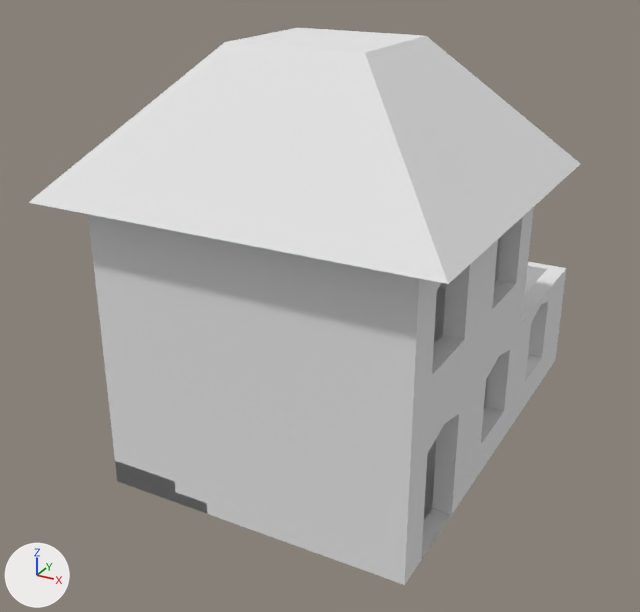
What one commit did to the Blender file UnityProject/Assets/Resources/House.blend.
Both versions are drawn from a camera (50 mm lens) standing at (39.1, -90.1, 54.2) and looking at (-4.4, -11.1, 14.7). Every picture has the same lights, and +X, +Y and +Z are marked at lower left.
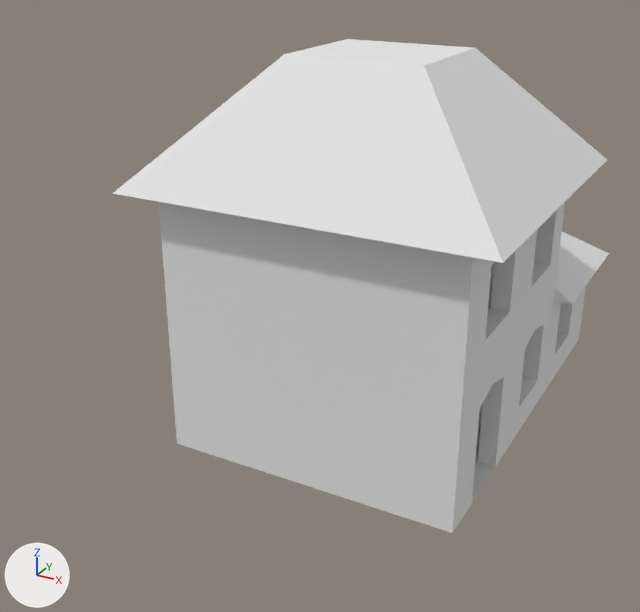
Pixel boxes (x1, y1, x2, y2) of what changed, in the pictures (640 x 612 px):
'Cube', reshaped, moved (10% narrower, 11% shorter)
    before: (28, 28, 580, 585)
    after: (113, 39, 609, 533)
part 1 of me_cube, deleted
    before: (28, 28, 580, 585)
part 2 of me_cube, built on
    after: (113, 39, 609, 533)

What the commit changed:
me_cube is used by ob_cube; location (0.0, 1.5, 17.1); scale (14.7, 14.7, 14.7).
me_cube had 872 vertices, 849 faces, 73 loose edges and spanned x -1.24..1.37, y -2.67..0.78, z -1.0..1.87.
me_cube now has 244 vertices, 207 faces, 25 loose edges and spans x -1.35..1.37, y -1.74..1.91, z -0.01..2.86.
me_cube part 1: the loose piece of 868 vertices spanning x -1.24..1.37, y -2.67..0.78, z -1.0..1.87 is deleted.
Part 2, on me_cube:
4 vertices are removed from x -1.0..0.0, y -0.7..0.78, z -0.14..1.0.
73 loose edges are deleted.
111 vertices are added at x -1.35..1.37, y -1.74..1.91, z -0.01..2.86.
49 new vertices lie (0.0, 0.0, 0.25) away from vertices in x -1.11..1.14, y -1.55..1.8, z -0.01..1.74.
19 new vertices lie (0.0, 0.0, 0.5) away from vertices in x -1.11..1.14, y -1.55..1.7, z 0.24.
16 new vertices lie (0.0, 0.0, -0.5) away from vertices in x -1.11..1.14, y -1.55..0.56, z 1.74.
10 new vertices lie (0.0, 0.25, 0.0) away from vertices in x 1.0..1.14, y -1.19..0.31, z 0.74..1.99.
8 new vertices lie (0.0, -0.25, 0.06) away from vertices in x 1.0..1.14, y -0.69..0.31, z 0.74..1.74.
8 new vertices lie (0.0, 0.0, 0.49) away from vertices in x -0.61..1.14, y 0.56..1.8, z 0.24.
8 new vertices lie (0.0, 0.0, 0.12) away from vertices in x -0.61..1.14, y 0.56..1.8, z 0.73.
15 new vertices lie (0.5, 0.0, 0.0) away from vertices in x -1.0..0.0, y -1.44..1.04, z 0.15..1.43.
25 loose edges are added.
207 new faces join them.
Object 'Cube' (ob_cube) moves from (0.0, 1.5, 17.1) to (0.0, 0.0, 0.0).
